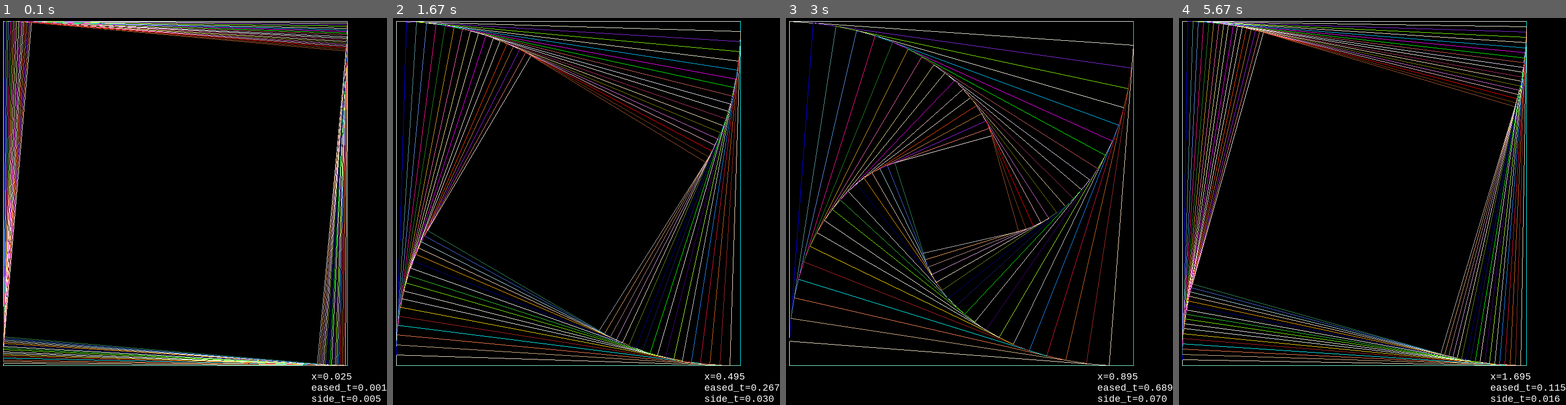
Above: before the commit, frames 1-4 (left to right).
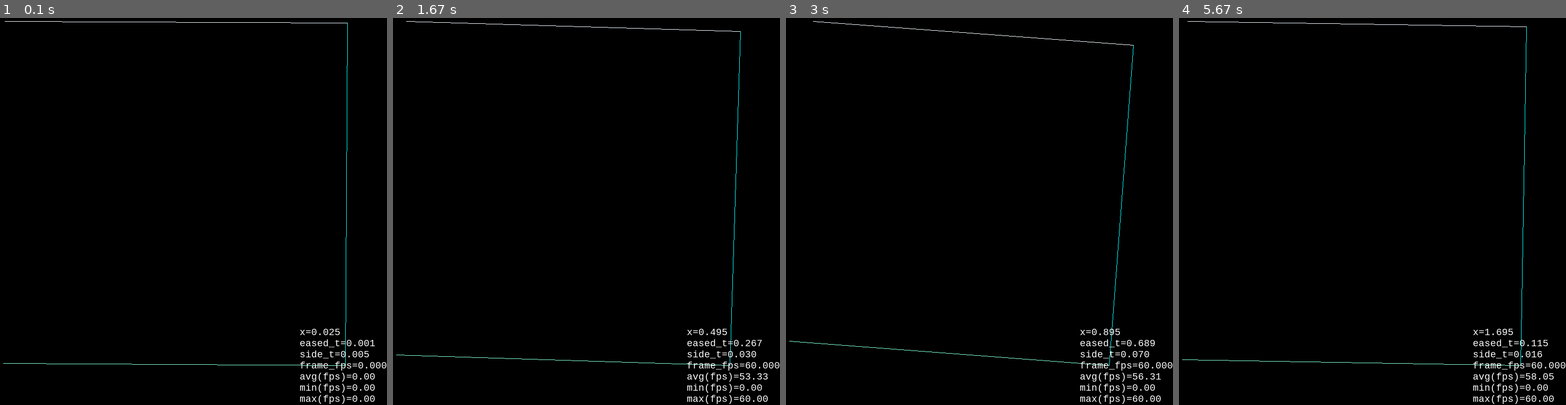
Above: after the commit, the same moments.

Repository: hitbox/scratch
Game: pygame game, started from pygame/spiralsquare.py
The game is run twice, just before and just after one commit, with the same random seed, the same clock (stepped at 60 frames per second) and the same inputs.
Inputs:
- Up to frame 1 (0.1 s): no input
- Up to frame 2 (1.67 s): no input
- Up to frame 3 (3 s): no input
- Up to frame 4 (5.67 s): no input

The runs differ from the first frame. In frame 1, 8.1% of the frame differs, in the area x 0-100%, y 0-100%; in frame 2, 7.5%; in frame 3, 5.7%; in frame 4, 8.3%.

Commit message:
pygame/spiralsquare.py
- cleaner but broken and little interest in fixing it now

Diff:
--- a/pygame/spiralsquare.py
+++ b/pygame/spiralsquare.py
@@ -1,5 +1,5 @@
 import argparse
-import contextlib
+import itertools as it
 import math
 import os
 import random
@@ -10,15 +10,13 @@
 from itertools import pairwise
 from operator import attrgetter
 
-with contextlib.redirect_stdout(open(os.devnull, 'w')):
-    import pygame
+import pygamelib
 
-from pygame import Vector2 as Vector
+from pygamelib import pygame
 
 corner_attrs = ['topleft', 'topright', 'bottomright', 'bottomleft']
 side_attrs = ['top', 'right', 'bottom', 'left']
 
-corners = attrgetter(*corner_attrs)
 square_points = attrgetter(*(corner_attrs + ['topleft']))
 sides = attrgetter(*side_attrs)
 
@@ -42,24 +40,16 @@
 
 colorfuls = dict(colorfuls)
 
-def wrap(rects):
-    tops, rights, bottoms, lefts = zip(*map(sides, rects))
-    top = min(tops)
-    right = max(rights)
-    bottom = max(bottoms)
-    left = min(lefts)
-    width = right - left
-    height = bottom - top
-    return pygame.Rect(left, top, width, height)
-
 def get_rect(rect, **kwargs):
-    rect = rect.copy()
+    rect = pygame.Rect(rect).copy()
     for key, val in kwargs.items():
         setattr(rect, key, val)
     return rect
 
 def lerp(a, b, t):
-    "Return position between a and b at 'time' t"
+    """
+    Return position between a and b at 'time' t
+    """
     return a * (1 - t) + b * t
 
 def ilerp(a, b, x):
@@ -81,37 +71,6 @@
         r2.top = r1.bottom
     return (images, rects)
 
-def move(rects, **kwargs):
-    wrapped = wrap(rects)
-    moved = get_rect(wrapped, **kwargs)
-    dx = moved.x - wrapped.x
-    dy = moved.y - wrapped.y
-    for rect in rects:
-        rect.x += dx
-        rect.y += dy
-
-def spiralize_builtin(points, n, t):
-    if len(points) < 5:
-        raise ValueError('points must be at least five points')
-    i = 1
-    while len(points) < n:
-        a, b = points[i:i+2]
-        c = Vector(a).lerp(b, t)
-        i += 1
-
-def spiralize_custom(points, n, t):
-    if len(points) < 5:
-        raise ValueError('points must be at least five points')
-    i = 1
-    while len(points) < n:
-        a, b = points[i:i+2]
-        c = lerp_iterable(a, b, t)
-        points.append(c)
-        i += 1
-
-spiralize = spiralize_custom
-#spiralize = spiralize_builtin
-
 def ease_in(t):
     return t * t
 
@@ -120,7 +79,6 @@
 
 def ease_out(t):
     return 1 - math.sqrt(1 - t)
-    return flip(math.sqrt(flip(t)))
 
 def ease_in_ease_out(t):
     return lerp(ease_in(t), ease_out(t), t)
@@ -134,8 +92,12 @@
     # y = (A/P) * (P - abs(x % (2*P) - P) )
     return (amplitude / period) * (period - abs(x % (2*period) - period))
 
+def spiralize(points, n, t):
+    for a, b in it.pairwise(points):
+        c = lerp_iterable(a, b, t)
+        yield c
+
 def run(args):
-    ""
     pygame.font.init()
     monofont = pygame.font.SysFont('monospace', 18)
     clock = pygame.time.Clock()
@@ -144,8 +106,6 @@
 
     square = frame.inflate((-150,)*2)
 
-    # TODO
-    # - values plotted over time?
     fps_target = 60
     fps = deque(maxlen=1000)
     npoints = 75
@@ -153,8 +113,6 @@
     x_step = .005
     t_side_min = .005
     t_side_max = .100
-    is_recording = bool(args.output)
-    frame_number = 0
     running = True
     while running:
         # tick
@@ -173,10 +131,13 @@
         time = triangle(x, 1, 1)
 
         # update
-        points = list(square_points(square))
         eased_t = ease_in_ease_out(time)
         side_t = remap(0, 1, t_side_min, t_side_max, eased_t)
-        spiralize(points, npoints, side_t)
+        # XXX
+        # - this is cleaner but broken now
+        # - feel like there is a problem between a square and lerps inside the
+        #   square which produces spirals which are not squares
+        points = list(spiralize(square_points(square), npoints, side_t))
 
         # draw
         screen.fill('black')
@@ -189,45 +150,22 @@
             f'{x=:0.3f}',
             f'{eased_t=:.3f}',
             f'{side_t=:.3f}',
+            f'{frame_fps=:.3f}',
+            f'{avg(fps)=:.2f}',
+            f'{min(fps)=:.2f}',
+            f'{max(fps)=:.2f}',
         ]
-        if args.fps:
-            texts.extend([
-                f'{frame_fps=:.3f}',
-                f'{avg(fps)=:.2f}',
-                f'{min(fps)=:.2f}',
-                f'{max(fps)=:.2f}',
-            ])
         images, rects = render_lines(monofont, True, 'white', texts)
-        move(rects, bottomright=frame.bottomright)
+        pygamelib.move_as_one(rects, bottomright=frame.bottomright)
         for image, rect in zip(images, rects):
             screen.blit(image, rect)
 
         pygame.display.flip()
-        # recording
-        if is_recording:
-            filename = args.output.format(frame_number)
-            if os.path.exists(filename):
-                raise ValueError('output filename exists')
-            pygame.image.save(screen, filename)
-            frame_number += 1
 
 def main(argv=None):
-    ""
     # https://twitter.com/Rainmaker1973/status/1625113235320934400
     parser = argparse.ArgumentParser(
         description = main.__doc__,
-    )
-    parser.add_argument(
-        '--output',
-        help = 'Format string for frame output.',
-    )
-    parser.add_argument(
-        '--once',
-        action = 'store_true',
-    )
-    parser.add_argument(
-        '--fps',
-        action = 'store_true',
     )
     args = parser.parse_args(argv)
     run(args)
